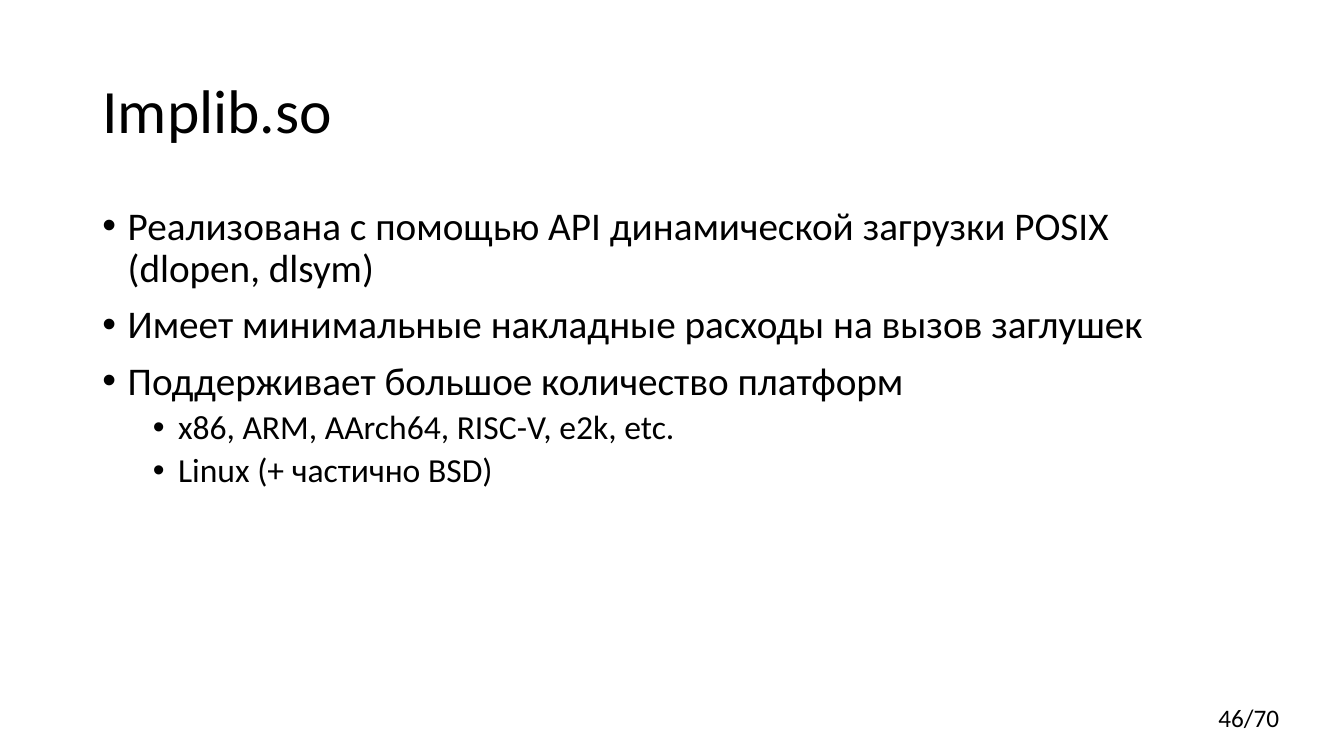
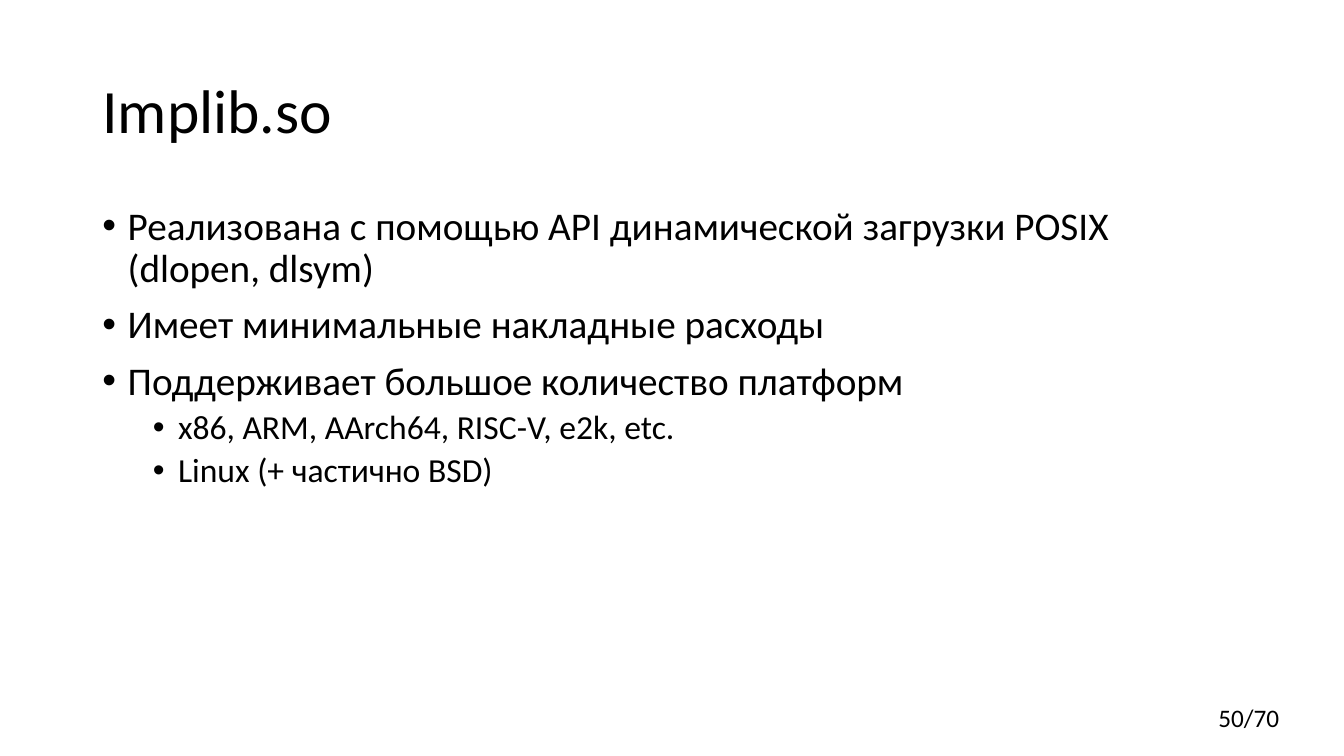
Before and after one commit to yugr/CppRussia, a slide deck: slide 50 of 2024/RU.pptx (slide 46 before the commit). Drawn at 1344x756 pixels with LibreOffice and Linux fonts; fonts in the diff are those of the drawing. Boxes give left, top, right and bottom in pixels: in the first picture for what was removed or moved away, otherwise in the second. Text is boxed around its words. In the diff, an @@ line names an element or a change of style, - is before the commit and + after.

```diff
--- a/2024/RU.pptx
+++ b/2024/RU.pptx
@@ text at [128, 313, 825, 345]: text changed @@
-• Имеет минимальные накладные расходы на вызов заглушек
+• Имеет минимальные накладные расходы
@@ page number at [1218, 709, 1279, 728]: text changed @@
-46/70
+50/70
```
Also in this commit, not shown: 2 other slides changed, 5 slides added, 1 slide removed.
